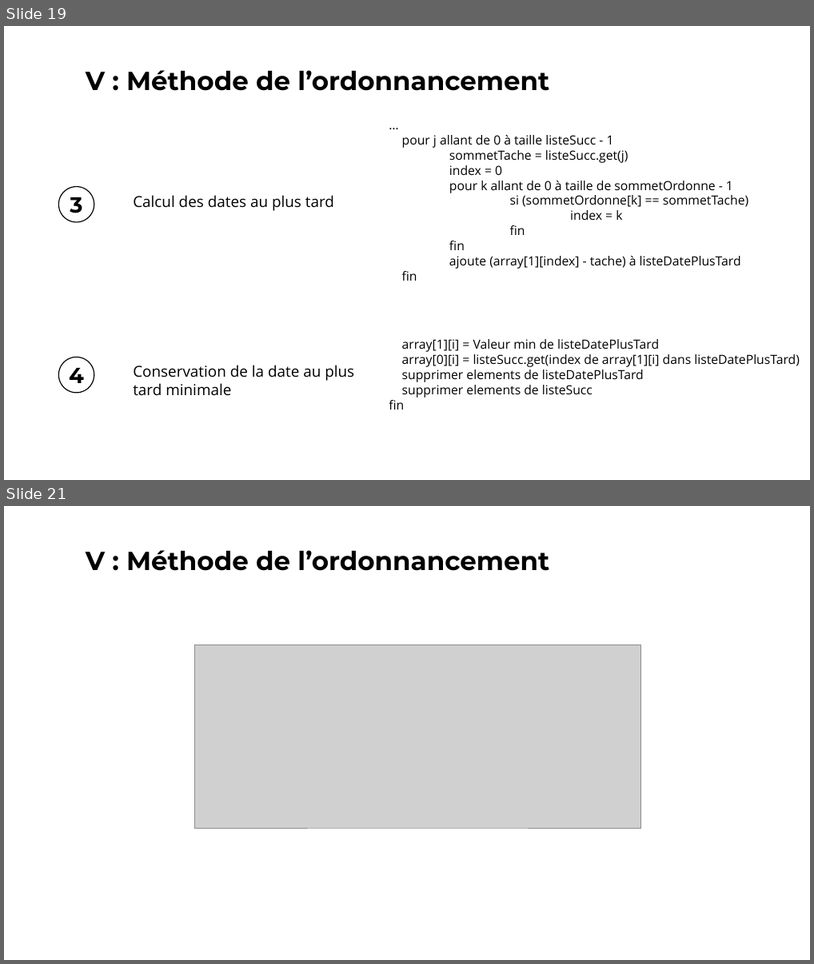
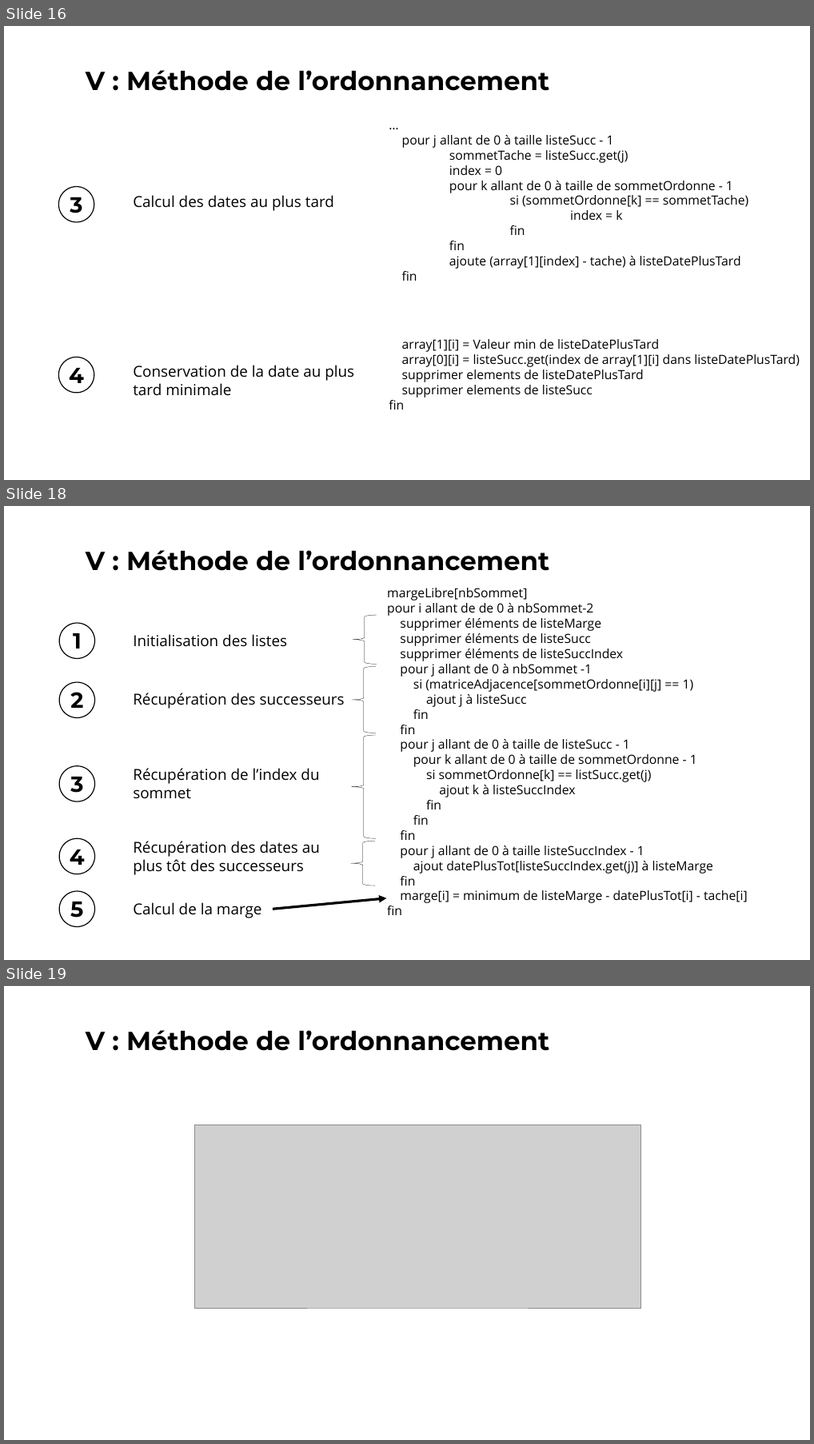
Before and after one commit to vincentdbs/ProjetTheorieDesGraphes, a slide deck: A4_Presentation.pptx. Shown one above the other, each under a label of ours: slides 19 and 21 before the commit, slides 16, 18 and 19 after it; the slides between them are not shown. The pictures are 814x964 and 814x1444 pixels, drawn with LibreOffice and Linux fonts; fonts in the diff are those of the drawing; grey boxes stand for pictures. Boxes give left, top, right and bottom in pixels: in the first picture for what was removed or moved away, otherwise in the second. Text is boxed around its words. In the diff, an @@ line names an element or a change of style, - is before the commit and + after.

```diff
--- a/A4_Presentation.pptx
+++ b/A4_Presentation.pptx
@@ slide 18 added at (4,506,810,960), background #FFFFFF @@
@@ text added at (86,550,550,571), 62 pt, text #000000, bold @@
+V : Méthode de l’ordonnancement
@@ text added at (387,588,748,915), 30 pt, text #000000 @@
+margeLibre[nbSommet]
+pour i allant de de 0 à nbSommet-2
+supprimer éléments de listeMarge
+supprimer éléments de listeSucc
+supprimer éléments de listeSuccIndex
+pour j allant de 0 à nbSommet -1
+si (matriceAdjacence[sommetOrdonne[i][j] == 1)
+ajout j à listeSucc
+fin
+fin
+pour j allant de 0 à taille de listeSucc - 1
+pour k allant de 0 à taille de sommetOrdonne - 1
+si sommetOrdonne[k] == listSucc.get(j)
+ajout k à listeSuccIndex
+fin
+fin
+fin
+pour j allant de 0 à taille listeSuccIndex - 1
+ajout datePlusTot[listeSuccIndex.get(j)] à listeMarge
+fin
+marge[i] = minimum de listeMarge - datePlusTot[i] - tache[i]
+fin
@@ ellipse added at (59,623,94,658), outline #000000 2.25 pt @@
@@ left brace added at (352,615,377,664), outline #000000 0.5 pt @@
@@ text added at (73,633,82,648), 52 pt, text #000000, bold @@
+1
@@ text added at (133,634,287,647), 36 pt, text #000000 @@
+Initialisation des listes
@@ left brace added at (352,666,376,732), outline #000000 0.5 pt @@
@@ ellipse added at (59,682,94,718), outline #000000 2.25 pt @@
@@ text added at (70,692,83,708), 52 pt, text #000000, bold @@
+2
@@ text added at (133,692,345,708), 36 pt, text #000000 @@
+Récupération des successeurs
@@ left brace added at (352,735,376,838), outline #000000 0.5 pt @@
@@ ellipse added at (59,766,94,801), outline #000000 2.25 pt @@
@@ text added at (133,768,319,799), 36 pt, text #000000 @@
+Récupération de l’index du sommet
@@ text added at (70,776,83,792), 52 pt, text #000000, bold @@
+3
@@ ellipse added at (59,838,94,874), outline #000000 2.25 pt @@
@@ text added at (133,840,320,875), 36 pt, text #000000 @@
+Récupération des dates au plus tôt des successeurs
@@ left brace added at (351,840,375,885), outline #000000 0.5 pt @@
@@ text added at (70,849,85,864), 52 pt, text #000000, bold @@
+4
@@ ellipse added at (59,891,94,927), outline #000000 2.25 pt @@
@@ text added at (70,901,83,917), 52 pt, text #000000, bold @@
+5
@@ text added at (133,902,262,918), 36 pt, text #000000 @@
+Calcul de la marge
@@ arrow added from (273, 908) to (386, 898), #000000 6 pt @@
@@ what was slide 19 is now slide 16 @@
@@ what was slide 21 is now slide 19 @@
```
Also in this commit, not shown: 2 slides changed, 3 slides removed.
